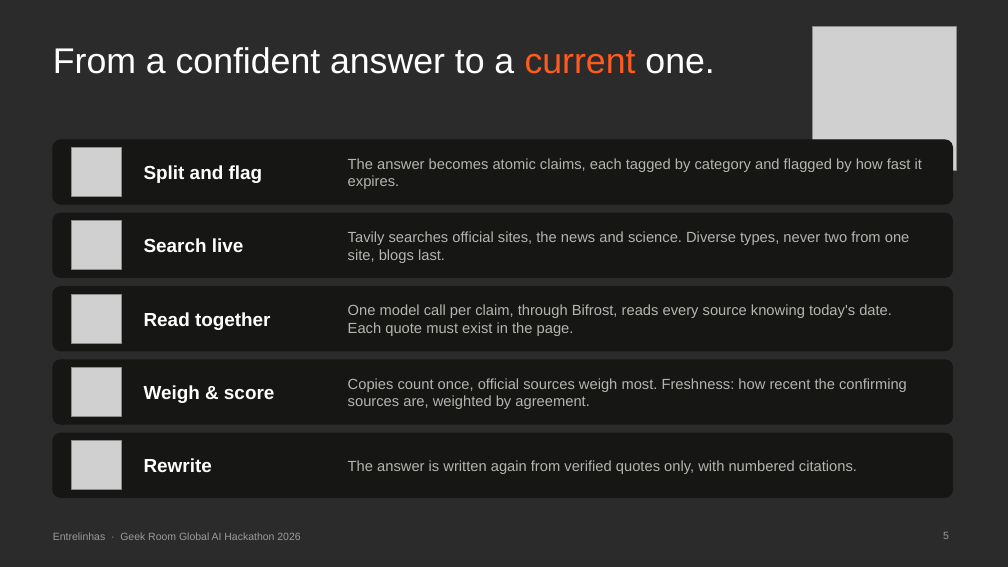
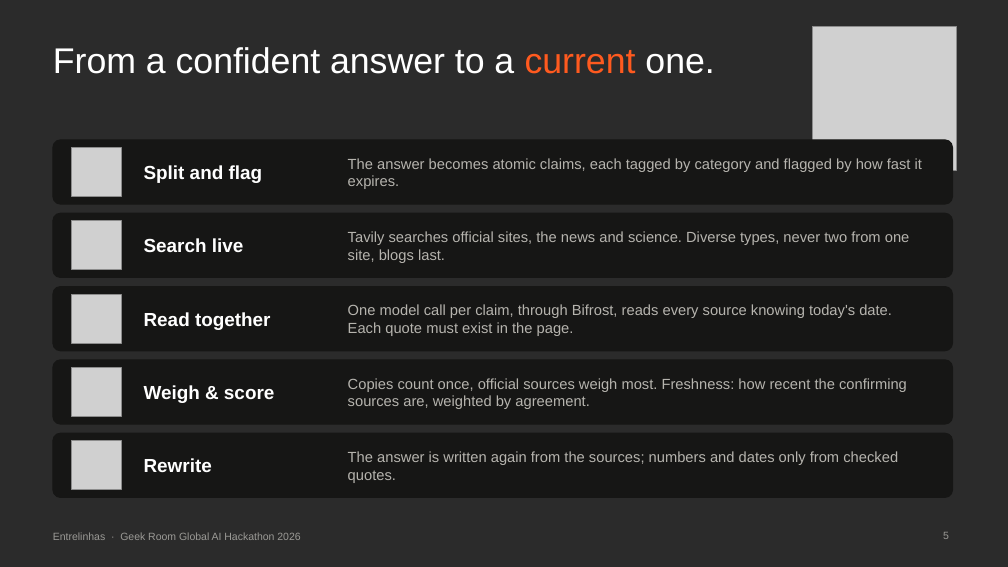
Before and after one commit to contatoalicecandido-lab/entrelinhas, a slide deck: slide 5 of submission/Entrelinhas_Pitch_Deck.pptx. Drawn at 1008x567 pixels with LibreOffice and Linux fonts; fonts in the diff are those of the drawing; grey boxes stand for pictures; background and template pictures are left out; a plain dark background stands for a picture behind light text. Boxes give left, top, right and bottom in pixels: in the first picture for what was removed or moved away, otherwise in the second. Text is boxed around its words. In the diff, an @@ line names an element or a change of style, - is before the commit and + after.

```diff
--- a/submission/Entrelinhas_Pitch_Deck.pptx
+++ b/submission/Entrelinhas_Pitch_Deck.pptx
@@ text at (x1=348, y1=451, x2=898, y2=483): text changed @@
-The answer is written again from verified quotes only, with numbered citations.
+The answer is written again from the sources; numbers and dates only from checked quotes.
```
Also in this commit, not shown: 3 other slides changed, 32 other files.
